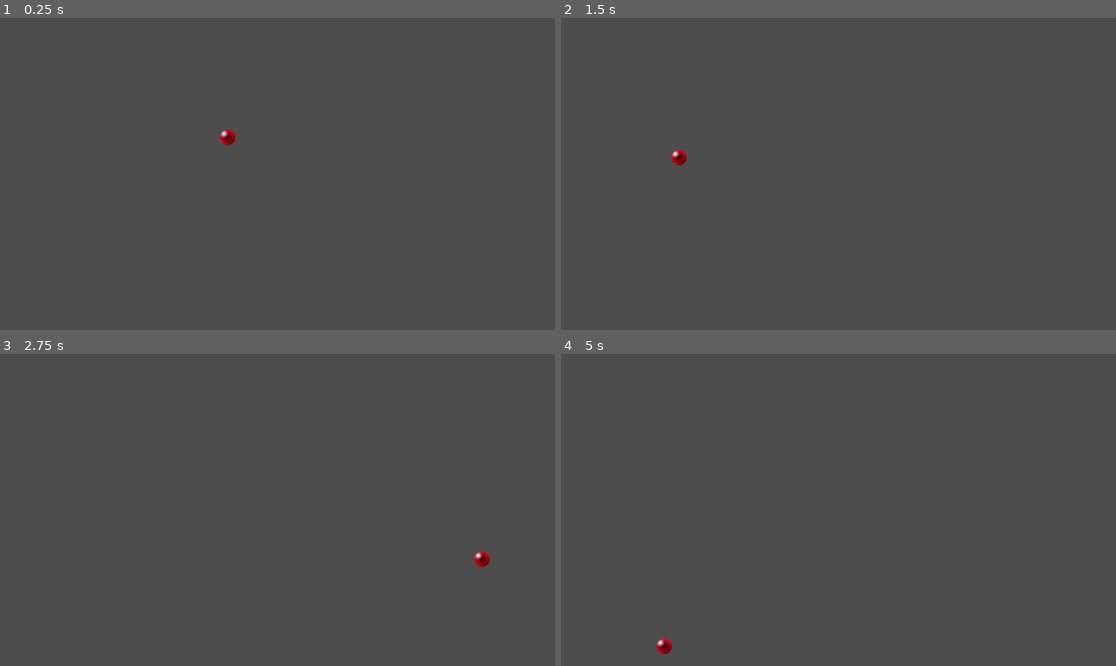
Above: before the commit, frames 1-4 (two rows, left to right).
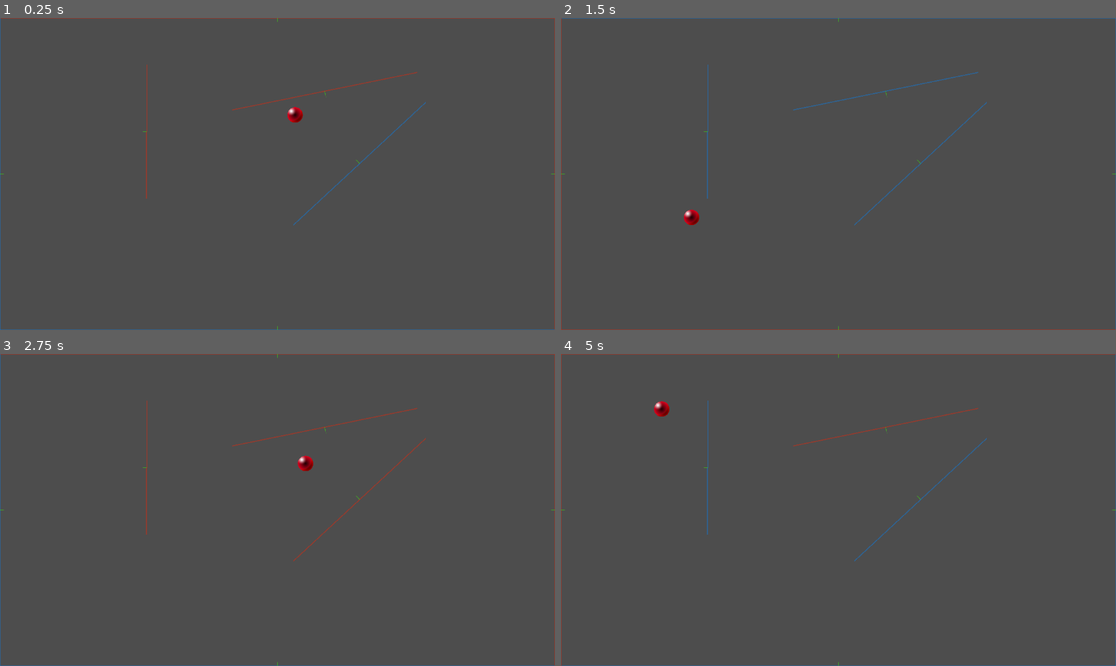
Above: after the commit, the same moments.

Repository: Tom3s/brick-breaker-reborn
Game: Godot game, scene res://2d_base_scene.tscn
Same seed, same stepped clock (60 frames per second), same inputs: the game is played once before the commit and once after it. The project has no main scene, so this scene is started directly.
Inputs:
- Up to frame 1 (0.25 s): no input
- Up to frame 2 (1.5 s): no input
- Up to frame 3 (2.75 s): no input
- Up to frame 4 (5 s): no input

The runs differ from the first frame. In frame 1, 1.2% of the frame differs, in the area x 0-100%, y 0-100%; in frame 2, 1.2%; in frame 3, 1.2%; in frame 4, 1.3%.

Commit message:
[#1] Added collision logic with lines and normals  (#3)
* Line Collision Without Corners

Implemented line collision, but it does not take into account the edges of the line

* Added edge (hehe) cases

Ball can now bounce correctly from the edge of the lines

* Added line collision for screen bounds

Screen border collisions are now handled through 4 separate line segment collisions, removing old collision logic

Diff:
--- /dev/null
+++ b/2DBaseScene.gd
@@ -0,0 +1,151 @@
+extends Node2D
+# class_name # not requiered for test
+
+class Ball:
+	var radius: float = 16.0
+	var position: Vector2
+	var velocity: Vector2
+
+	var target_velocity: float = 512.0
+
+	var deceleration: float = 8.0
+
+	var speed_up_factor: float = 2.0
+
+
+@onready var collider_line_scene: PackedScene = preload("res://ColliderLine.tscn")
+
+@onready var ball_sprite: Sprite2D = %BallSprite
+@onready var line_parent: Node2D = %Lines
+
+var ball: Ball = Ball.new()
+
+func _ready() -> void:
+	ball.velocity = Vector2(randf_range(-1, 1), randf_range(-1, 1)).normalized()
+	ball.velocity *= ball.target_velocity
+
+	# screen_bounds = DisplayServer.window_get_size()
+	set_up_screen_collision()
+
+
+func _process(delta: float) -> void:
+	if ball.velocity.length() > ball.target_velocity:
+		ball.velocity = ball.velocity.normalized() * (ball.velocity.length() - ball.deceleration)
+	else:
+		ball.velocity = ball.velocity.normalized() * ball.target_velocity
+
+	ball.position += ball.velocity * delta
+
+	# handle collision
+	var collided: bool = false
+
+	for collider_line in line_parent.get_children():
+		collided = collided || handle_line_collision(collider_line)
+
+
+
+	if collided:
+		ball.velocity = ball.velocity.normalized() * ball.target_velocity * ball.speed_up_factor
+
+	ball_sprite.global_position = ball.position
+
+func set_up_screen_collision() -> void:
+	var screen_bounds: Vector2 = DisplayServer.window_get_size()
+
+	var p1: Vector2 = Vector2(-screen_bounds.x / 2, -screen_bounds.y / 2)
+	var p2: Vector2 = Vector2(screen_bounds.x / 2, -screen_bounds.y / 2)
+	var p3: Vector2 = Vector2(screen_bounds.x / 2, screen_bounds.y / 2)
+	var p4: Vector2 = Vector2(-screen_bounds.x / 2, screen_bounds.y / 2)
+
+	var line: ColliderLine = collider_line_scene.instantiate()
+	line_parent.add_child(line)
+	line.set_points(p1, p2)
+
+	line = collider_line_scene.instantiate()
+	line_parent.add_child(line)
+	line.set_points(p2, p3)
+
+	line = collider_line_scene.instantiate()
+	line_parent.add_child(line)
+	line.set_points(p3, p4)
+
+	line = collider_line_scene.instantiate()
+	line_parent.add_child(line)
+	line.set_points(p4, p1)
+
+
+
+
+# func handle_screen_collision() -> bool:
+# 	var collided: bool = false
+# 	# collision on Y
+# 	if ball.velocity.y > 0:
+# 		if ball.position.y + ball.radius > screen_bounds.y / 2:
+# 			ball.velocity.y *= -1
+# 			ball.position.y -= screen_bounds.y / 2 - (ball.position.y + ball.radius)
+# 			collided = true
+# 	else:
+# 		if ball.position.y - ball.radius < -screen_bounds.y / 2:
+# 			ball.velocity.y *= -1
+# 			ball.position.y +=  -screen_bounds.y / 2 - (ball.position.y - ball.radius)
+# 			collided = true
+
+# 	# collision on X
+# 	if ball.velocity.x > 0:
+# 		if ball.position.x + ball.radius > screen_bounds.x / 2:
+# 			ball.velocity.x *= -1
+# 			ball.position.x -= screen_bounds.x / 2 - (ball.position.x + ball.radius)
+# 			collided = true
+# 	else:
+# 		if ball.position.x - ball.radius < -screen_bounds.x / 2:
+# 			ball.velocity.x *= -1
+# 			ball.position.x +=  -screen_bounds.x / 2 - (ball.position.x - ball.radius)
+# 			collided = true
+
+# 	return collided
+
+func handle_line_collision(line: ColliderLine) -> bool:
+	var collided: bool = false
+
+	var p1: Vector2 = line.debug_point1.global_position
+	var p2: Vector2 = line.debug_point2.global_position
+
+	var moving_towards_line: bool = ball.velocity.dot(line.normal) < 0
+
+	line.set_moving_towards(moving_towards_line)
+
+	# idfk what im doing here, but it's dot product magic
+	# for more info see: https://youtu.be/nXrEX6j-Mws?si=8GdqyyBu0hQkDFsm&t=224
+	var distance_from_line: float = abs((ball.position - p1).dot(line.normal))
+
+	var case: float = (ball.position - p1).dot(line.tangent)
+
+	var current_normal: Vector2 = line.normal
+
+	if case < 0:
+		distance_from_line = (ball.position - p1).length()
+		current_normal = (ball.position - p1).normalized()
+	elif case > (p1 - p2).length():
+		distance_from_line = (ball.position - p2).length()
+		current_normal = (ball.position - p2).normalized()
+
+	if (distance_from_line < ball.radius):
+		var speed_along_normal: float = ball.velocity.dot(current_normal)
+
+		if speed_along_normal <= 0:
+			var correction: float = ball.radius - distance_from_line
+
+			ball.position += current_normal * correction * 2
+
+			ball.velocity *= -1
+			var angle: float = ball.velocity.angle_to(current_normal)
+			ball.velocity = ball.velocity.rotated(2 * angle)
+
+			collided = true
+
+
+
+
+	# print(distance_from_line)
+
+	return collided
--- a/2d_base_scene.tscn
+++ b/2d_base_scene.tscn
@@ -1,7 +1,8 @@
-[gd_scene load_steps=5 format=3 uid="uid://v6xjbr0o43p4"]
+[gd_scene load_steps=6 format=3 uid="uid://v6xjbr0o43p4"]
 
 [ext_resource type="Shader" uid="uid://bkfljmi5pdpqh" path="res://ball.tres" id="1_kamic"]
-[ext_resource type="Script" uid="uid://c1np2gx6wl8nb" path="res://PrimitiveBall.gd" id="2_na87o"]
+[ext_resource type="Script" uid="uid://dcjw3yqlt8je" path="res://2DBaseScene.gd" id="1_oyw0x"]
+[ext_resource type="PackedScene" uid="uid://cv1p2e28ye54x" path="res://ColliderLine.tscn" id="3_oyw0x"]
 
 [sub_resource type="ShaderMaterial" id="ShaderMaterial_na87o"]
 shader = ExtResource("1_kamic")
@@ -9,14 +10,61 @@
 [sub_resource type="PlaceholderTexture2D" id="PlaceholderTexture2D_oyw0x"]
 size = Vector2(32, 32)
 
-[node name="Node2D" type="Node2D"]
+[node name="2DBaseScene" type="Node2D"]
+script = ExtResource("1_oyw0x")
 
-[node name="Ball" type="Sprite2D" parent="."]
+[node name="BallSprite" type="Sprite2D" parent="."]
+unique_name_in_owner = true
 material = SubResource("ShaderMaterial_na87o")
 texture = SubResource("PlaceholderTexture2D_oyw0x")
-script = ExtResource("2_na87o")
-radius = 16.0
-deceleration = 8.0
-speed_up_factor = 2.0
 
 [node name="Camera2D" type="Camera2D" parent="."]
+
+[node name="Lines" type="Node2D" parent="."]
+unique_name_in_owner = true
+
+[node name="ColliderLine" parent="Lines" instance=ExtResource("3_oyw0x")]
+
+[node name="DebugPoint1" parent="Lines/ColliderLine" index="0"]
+position = Vector2(308, -149)
+
+[node name="DebugPoint2" parent="Lines/ColliderLine" index="1"]
+position = Vector2(33, 106)
+
+[node name="DebugLine" parent="Lines/ColliderLine" index="2"]
+polygon = PackedVector2Array(307.32007, -149.73326, 308.67993, -148.26674, 33.67994, 106.73327, 32.32006, 105.26673)
+
+[node name="DebugNormal" parent="Lines/ColliderLine" index="3"]
+polygon = PackedVector2Array(171.23326, -22.17994, 169.76674, -20.82006, 159.62097, -33.232292)
+
+[node name="ColliderLine3" parent="Lines" instance=ExtResource("3_oyw0x")]
+
+[node name="DebugPoint1" parent="Lines/ColliderLine3" index="0"]
+position = Vector2(-94, -133)
+
+[node name="DebugPoint2" parent="Lines/ColliderLine3" index="1"]
+position = Vector2(290, -211)
+
+[node name="DebugLine" parent="Lines/ColliderLine3" index="2"]
+polygon = PackedVector2Array(-93.80094, -132.02002, -94.19906, -133.97998, 289.80093, -211.97998, 290.19907, -210.02002)
+
+[node name="DebugNormal" parent="Lines/ColliderLine3" index="3"]
+polygon = PackedVector2Array(97.02001, -171.80093, 98.97999, -172.19907, 101.18496, -156.3202)
+
+[node name="ColliderLine2" parent="Lines" instance=ExtResource("3_oyw0x")]
+
+[node name="DebugPoint1" parent="Lines/ColliderLine2" index="0"]
+position = Vector2(-271, -227)
+
+[node name="DebugPoint2" parent="Lines/ColliderLine2" index="1"]
+position = Vector2(-272, 51)
+
+[node name="DebugLine" parent="Lines/ColliderLine2" index="2"]
+polygon = PackedVector2Array(-272, -227.0036, -270, -226.9964, -271, 51.003597, -273, 50.996403)
+
+[node name="DebugNormal" parent="Lines/ColliderLine2" index="3"]
+polygon = PackedVector2Array(-271.4964, -88.99999, -271.5036, -87.00001, -287.4999, -88.057556)
+
+[editable path="Lines/ColliderLine"]
+[editable path="Lines/ColliderLine3"]
+[editable path="Lines/ColliderLine2"]
--- /dev/null
+++ b/ColliderLine.gd
@@ -0,0 +1,63 @@
+@tool
+extends Node2D
+class_name ColliderLine
+
+@onready var debug_point1: Node2D = %DebugPoint1
+@onready var debug_point2: Node2D = %DebugPoint2
+@onready var debug_line: Polygon2D = %DebugLine
+@onready var debug_normal: Polygon2D = %DebugNormal
+
+@export
+var show_debug: bool = false
+
+var p1: Vector2
+var p2: Vector2
+
+var tangent: Vector2
+var normal: Vector2
+
+func _ready() -> void:
+	p1 = debug_point1.global_position
+	p2 = debug_point2.global_position
+
+	tangent = (debug_point2.global_position - debug_point1.global_position).normalized()
+	normal = tangent.rotated(PI / 2)
+
+func _process(delta: float) -> void:
+	if show_debug:
+		tangent = (debug_point2.global_position - debug_point1.global_position).normalized()
+		normal = tangent.rotated(PI / 2)
+
+		var points: PackedVector2Array
+
+		points.append(debug_point1.global_position + normal)
+		points.append(debug_point1.global_position - normal)
+		points.append(debug_point2.global_position - normal)
+		points.append(debug_point2.global_position + normal)
+
+		debug_line.polygon = points
+
+
+		var normal_points: PackedVector2Array
+
+		var half_point: Vector2 = lerp(debug_point1.global_position, debug_point2.global_position, 0.5)
+
+		normal_points.append(half_point.move_toward(debug_point1.global_position, 1.0))
+		normal_points.append(half_point.move_toward(debug_point2.global_position, 1.0))
+		normal_points.append(half_point + normal * 16)
+
+		debug_normal.polygon = normal_points
+
+
+func set_moving_towards(moving_towards: bool) -> void:
+	if moving_towards:
+		debug_line.color = Color.from_string("ff220067", Color.WHITE)
+	else:
+		debug_line.color = Color.from_string("0088ff67", Color.WHITE)
+
+func set_points(p1_new: Vector2, p2_new: Vector2) -> void:
+	p1 = p1_new
+	p2 = p2_new
+
+	debug_point1.global_position = p1
+	debug_point2.global_position = p2
--- /dev/null
+++ b/ColliderLine.tscn
@@ -0,0 +1,25 @@
+[gd_scene load_steps=2 format=3 uid="uid://cv1p2e28ye54x"]
+
+[ext_resource type="Script" uid="uid://dx34tsbmlofpg" path="res://ColliderLine.gd" id="1_22i34"]
+
+[node name="ColliderLine" type="Node2D"]
+script = ExtResource("1_22i34")
+show_debug = true
+
+[node name="DebugPoint1" type="Node2D" parent="."]
+unique_name_in_owner = true
+position = Vector2(270, 159)
+
+[node name="DebugPoint2" type="Node2D" parent="."]
+unique_name_in_owner = true
+position = Vector2(63, 96)
+
+[node name="DebugLine" type="Polygon2D" parent="."]
+unique_name_in_owner = true
+color = Color(0, 0.5333333, 1, 0.40392157)
+polygon = PackedVector2Array(270.29117, 158.04332, 269.70883, 159.95668, 62.70884, 96.95667, 63.29116, 95.04333)
+
+[node name="DebugNormal" type="Polygon2D" parent="."]
+unique_name_in_owner = true
+color = Color(0.2166667, 1, 0, 0.40392157)
+polygon = PackedVector2Array(167.45668, 127.79116, 165.54332, 127.20884, 171.15858, 112.19322)
--- a/ball.tres
+++ b/ball.tres
@@ -10,7 +10,7 @@
 operator = 2
 
 [sub_resource type="VisualShaderNodeRemap" id="VisualShaderNodeRemap_1g0yc"]
-default_input_values = [1, 0.215, 2, 0.685, 3, 0.48, 4, 1.2349999999999999, 0, 0.0]
+default_input_values = [1, 0.215, 2, 0.685, 3, 0.48, 4, 1.235, 0, 0.0]
 
 [sub_resource type="VisualShaderNodeColorOp" id="VisualShaderNodeColorOp_8efru"]
 
Not shown, added: 2DBaseScene.gd.uid
Not shown, added: ColliderLine.gd.uid
